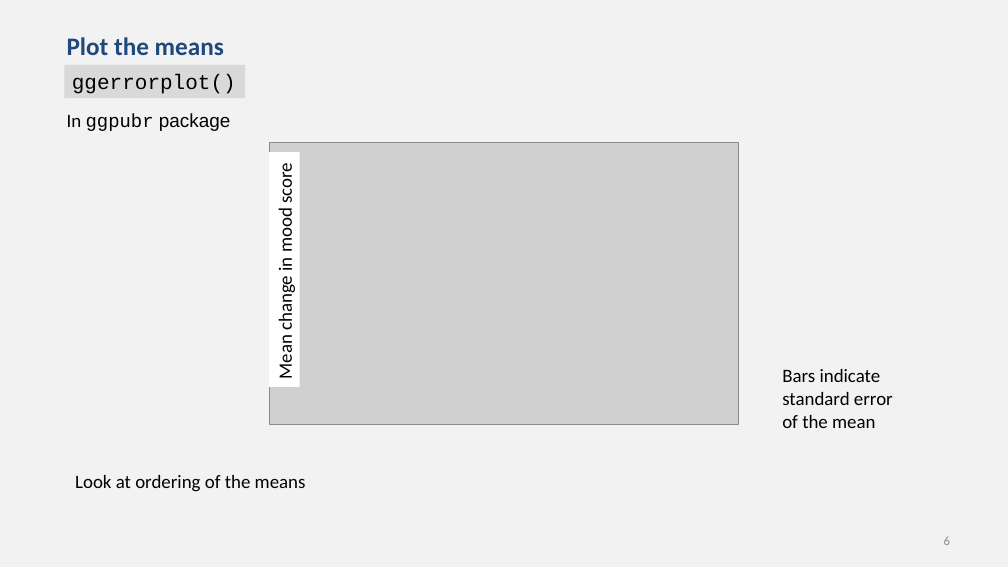
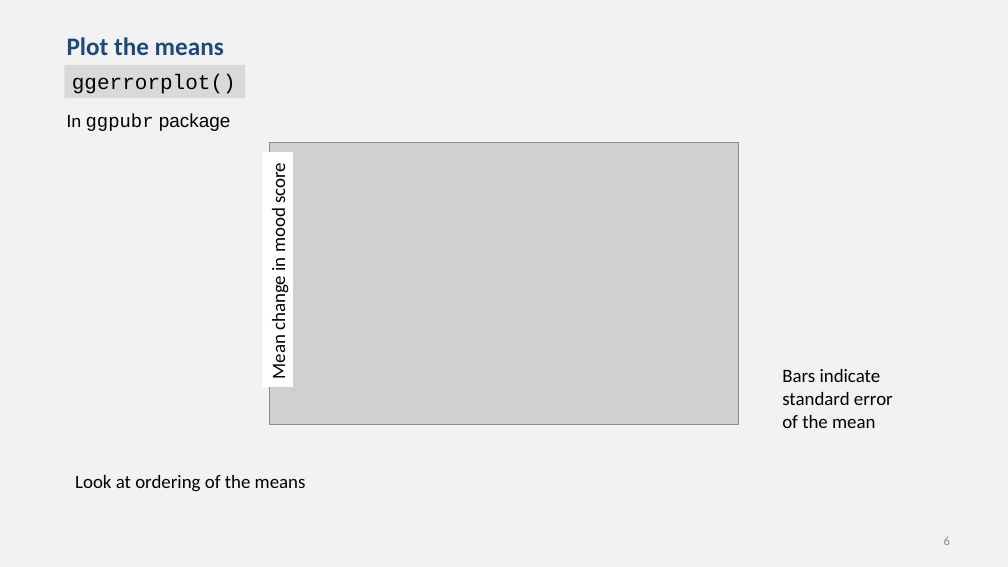
Before and after one commit to chrisjberry/datafluencyCB, a slide deck: slide 6 of docs/slides/PSYC761_L3_ANOVA_1.pptx. Drawn at 1008x567 pixels with LibreOffice and Linux fonts; fonts in the diff are those of the drawing; grey boxes stand for pictures. Boxes give left, top, right and bottom in pixels: in the first picture for what was removed or moved away, otherwise in the second. Text is boxed around its words. In the diff, an @@ line names an element or a change of style, - is before the commit and + after.

```diff
--- a/docs/slides/PSYC761_L3_ANOVA_1.pptx
+++ b/docs/slides/PSYC761_L3_ANOVA_1.pptx
@@ rectangle "Mean change in mood score" moved from (x1=270, y1=152, x2=300, y2=387) to (x1=263, y1=152, x2=293, y2=387) @@
```
Also in this commit, not shown: 3 other slides changed, 1 slide added.
